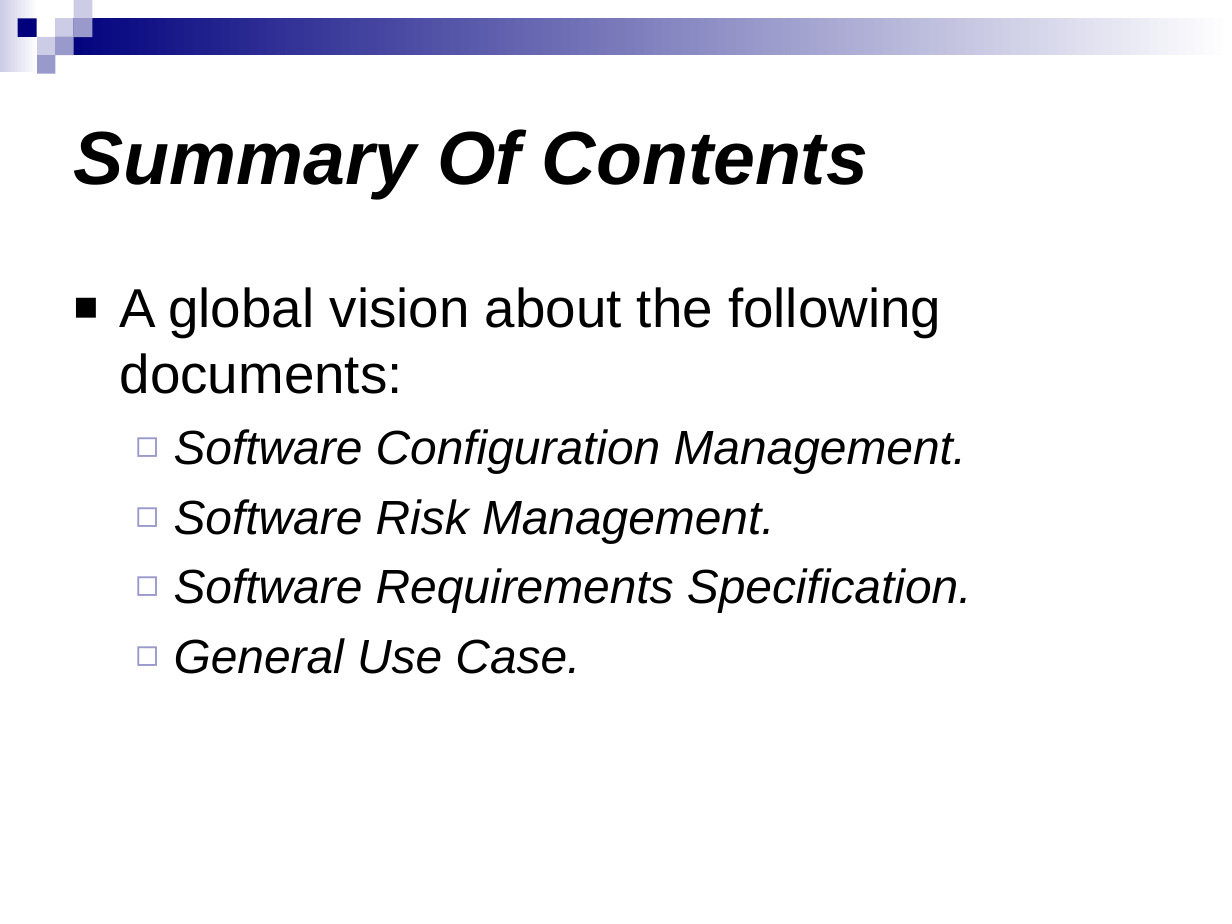
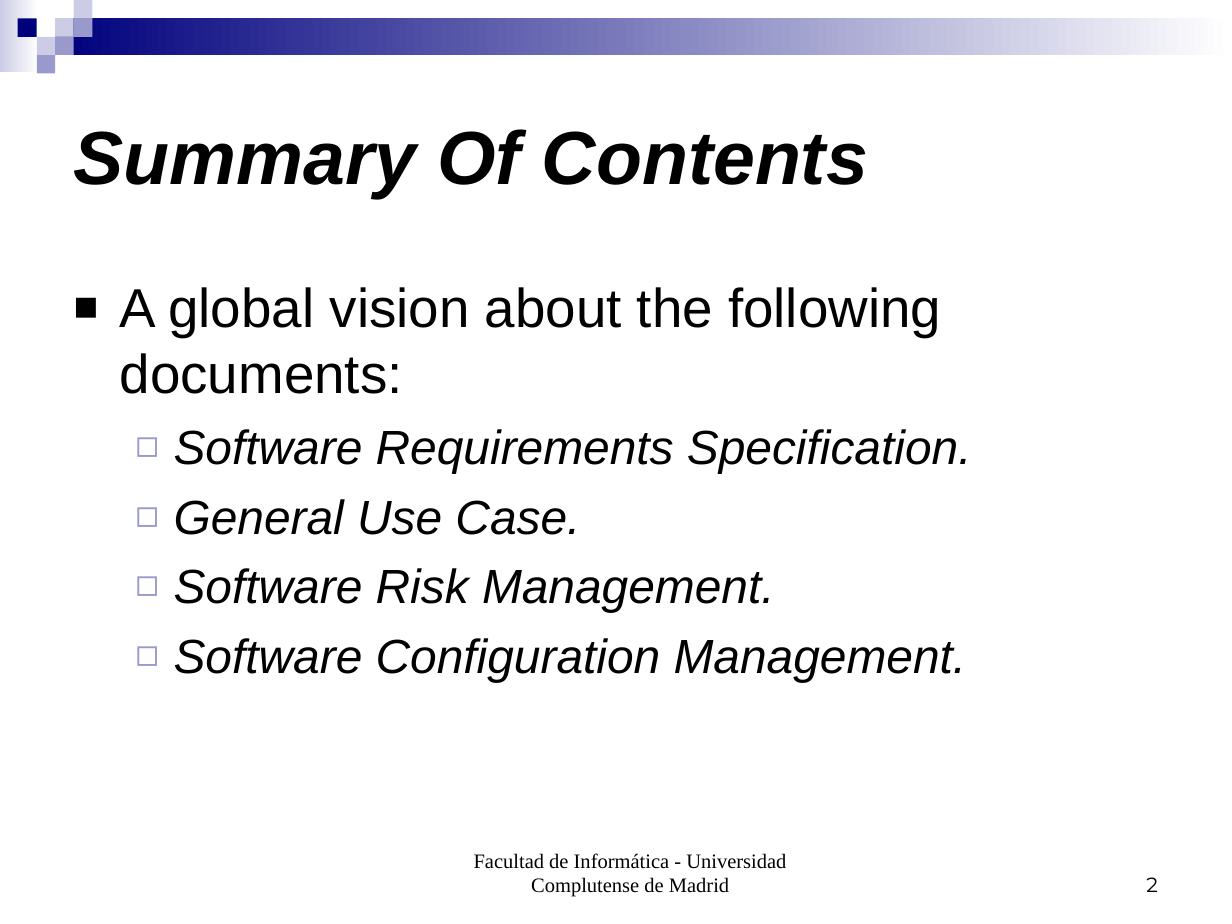
Before and after one commit to salcedonia/egorilla-software-engineering-2008-2009, a slide deck: slide 2 of doc/PresentacionIS.ppt. Drawn at 1232x924 pixels with LibreOffice and Linux fonts; fonts in the diff are those of the drawing. Boxes give left, top, right and bottom in pixels: in the first picture for what was removed or moved away, otherwise in the second. Text is boxed around its words. In the diff, an @@ line names an element or a change of style, - is before the commit and + after.

```diff
--- a/doc/PresentacionIS.ppt
+++ b/doc/PresentacionIS.ppt
@@ text at [174, 429, 967, 543]: paragraphs removed @@
-  ◻ Software Configuration Management.
-  ◻ Software Risk Management.
@@ text at [174, 568, 967, 682]: paragraphs added @@
+  ◻ Software Risk Management.
+  ◻ Software Configuration Management.
@@ text added at [474, 853, 786, 897], 12 pt, text #000000 @@
+Facultad de Informática - Universidad Complutense de Madrid
@@ page number added at [1146, 877, 1158, 892], 12 pt, text #000000 @@
+2
```
Also in this commit, not shown: 47 other slides changed, 4 slides added, 9 slides removed.
